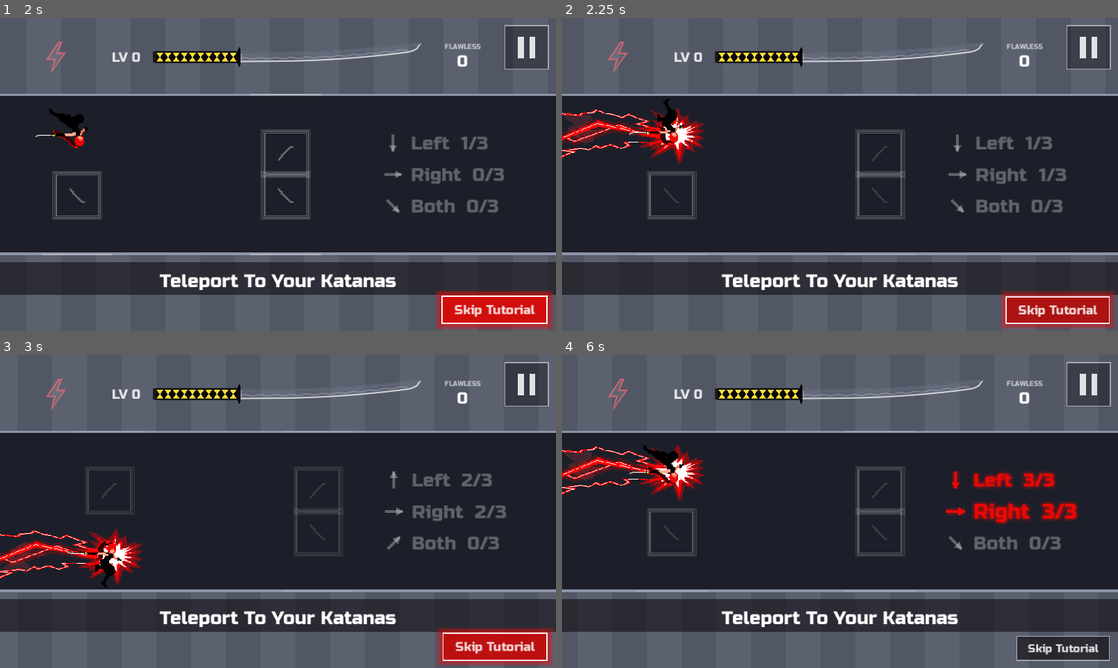
Above: before the commit, frames 1-4 (two rows, left to right).
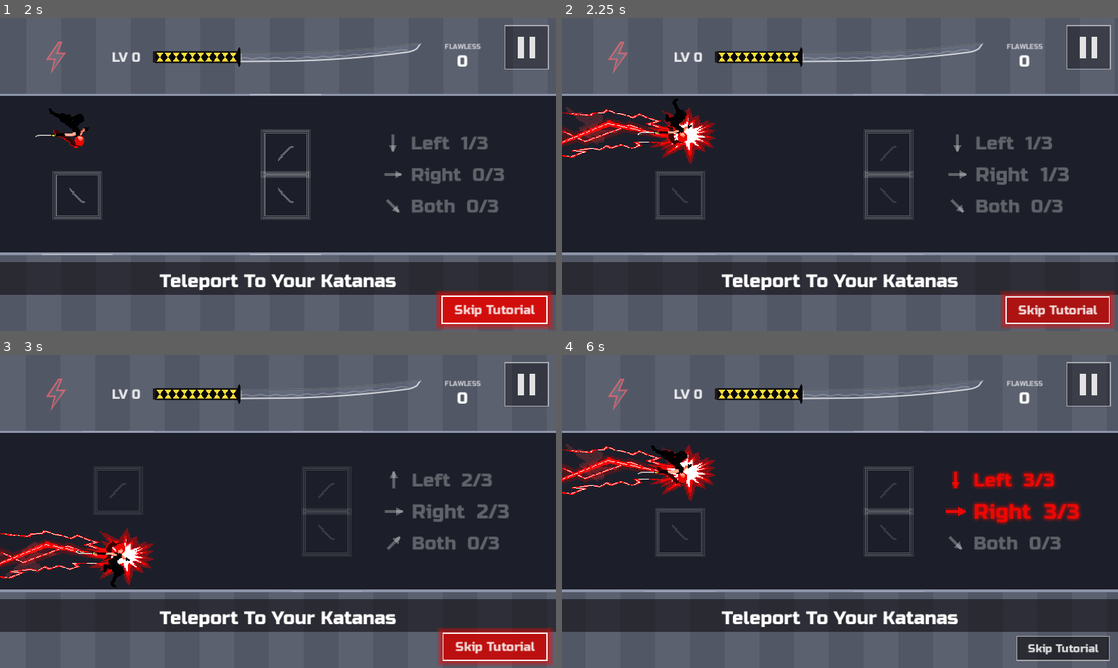
Above: after the commit, the same moments.

Repository: fredsbreads/game-off
Game: Godot game, scene res://scenes/main.tscn
Two runs of this game, one before a commit and one after it. Both use one fixed random seed, a clock stepped at 60 frames per second and the inputs below. Sound files missing from this copy of the repository are replaced by a short silence.
Inputs (mouse positions are in pixels of both pictures, inside the frame that each line leads up to):
- Up to frame 1 (2 s): tap Enter at 0.5 s; move the mouse to (400, 158) at 0.52 s; hold Right 0.53-1.28 s; tap L at 0.6, 1.55 s; click (400, 158) at 0.67 s; tap Space at 0.77, 1.52 s; move the mouse to (166, 190) at 1.27 s; hold Down from 1.28 s (still down); tap J (tp_vertical) at 1.35 s; click (166, 190) at 1.42 s
- Up to frame 2 (2.25 s): move the mouse to (895, 105) at 2.02 s; release Down at 2.03 s; hold Right from 2.03 s (still down); hold Shift from 2.03 s (still down); click (895, 105) at 2.17 s
- Up to frame 3 (3 s): tap L at 2.3 s; move the mouse to (250, 574) at 2.77 s; release Right at 2.78 s; release Shift at 2.78 s; hold K (tp_forward) from 2.78 s (still down); tap Enter at 2.85 s; click (250, 574) at 2.92 s
- Up to frame 4 (6 s): tap Space at 3.02, 3.77, 4.52 s; tap L every 0.75 s from 3.05 to 5.3 s; move the mouse to (1006, 558) at 3.52 s; release K (tp_forward) at 3.53 s; hold Left 3.53-5.03 s; tap Keypad Enter at 3.6 s; click (1006, 558) at 3.67 s; tap P (pause) at 4.15 s; move the mouse to (673, 464) at 4.27 s; tap C at 4.35 s; click (673, 464) at 4.42 s; move the mouse to (867, 511) at 5.02 s; hold Down 5.03-5.78 s; tap M at 5.1 s; click (867, 511) at 5.17 s; move the mouse to (756, 433) at 5.77 s; hold Right from 5.78 s (still down); tap O at 5.85 s; click (756, 433) at 5.92 s

Frame 1 is identical in both runs. In frame 2, 3.8% of the frame differs, in the area x 0-92%, y 25-65%; in frame 3, 3.4%; in frame 4, 4.0%, in the area x 0-94%, y 28-65%.

Commit message:
Shadow fight effects (blink kicks and smears, harder remnant shatters, plum vignette with muffled music and a hum, aura wisps); diagonal window in real time (slow computers lost double-Shift diagonals), same-side Shift fallback, ?keylog=1 key log

Diff:
--- a/scripts/fx.gd
+++ b/scripts/fx.gd
@@ -133,6 +133,14 @@
 		_items.append({"kind": "particle", "t": 0.0, "life": randf_range(0.4, 0.9),
 			"pos": pos, "vel": dir * randf_range(speed_min, speed_max),
 			"color": colors[i % colors.size()]})
+
+
+## A wisp drifting up off `pos` (the Shadow's aura): a small square,
+## rising slowly and fading.
+func wisp(pos: Vector2, color: Color, rise := 1.0) -> void:
+	_items.append({"kind": "wisp", "t": 0.0, "life": randf_range(0.6, 1.1), "pos": pos,
+		"vel": Vector2(randf_range(-14.0, 14.0), -randf_range(30.0, 60.0) * rise),
+		"color": color, "size": randf_range(2.5, 5.0)})
 
 
 ## A spray of blood from `pos`, flung mostly toward `dir_x` (+1 right, -1
@@ -263,6 +271,8 @@
 		if it["kind"] == "particle" or it["kind"] == "blood":
 			it["vel"].y += GRAVITY * delta
 			it["pos"] += it["vel"] * delta
+		elif it["kind"] == "wisp":
+			it["pos"] += it["vel"] * delta
 		if it["kind"] == "blood" and it["pos"].y >= Rules.GROUND_Y:
 			# Hit the floor: becomes a flat stain.
 			it["kind"] = "stain"
@@ -304,6 +314,11 @@
 				var col: Color = it["color"]   # stays until it scrolls off screen
 				var s: float = it["size"]
 				draw_rect(Rect2(it["pos"] - Vector2(s, 2.0), Vector2(s * 2.0, 3.0)), col)
+			"wisp":
+				var col: Color = it["color"]
+				col.a *= fade * minf(1.0, k * 5.0)
+				var s: float = it["size"]
+				draw_rect(Rect2(it["pos"] - Vector2(s, s) * 0.5, Vector2(s, s)), col)
 			"particle":
 				var col: Color = it["color"]
 				col.a = fade
--- a/scripts/main.gd
+++ b/scripts/main.gd
@@ -54,9 +54,11 @@
 const INVERT_TIME := 0.05
 const FX_FREEZE_AFTER := 0.08
 const RESUME_GUARD := 0.15       # ignore presses this soon after pausing
-# Pressing forward and vertical within this many frames of each other counts
-# as a diagonal. Single presses wait this long before firing (4 frames = 67 ms).
-const DIAGONAL_WINDOW_FRAMES := 4
+# Pressing forward and vertical within this long of each other counts as a
+# diagonal; a single press waits this long before firing. Real time, not
+# frames: a slow computer catching up runs several frames back to back, which
+# used to use up the window before the second key's press was even read.
+const DIAGONAL_WINDOW_MSEC := 67
 # Phone browsers send a fake mouse click after a finger lifts; ignore mouse
 # clicks this soon after any touch so a tap never counts twice.
 const MOUSE_AFTER_TOUCH_IGNORE_MS := 1000
@@ -211,6 +213,17 @@
 var _shadow_finish := false   # the auto-chain's finish is on the Shadow (her own chain, not an auto-chain)
 var _felled_shadow: Shadow = null   # (this teleport) the Shadow it killed
 var _fooled_hold := false   # the Fooled beat: zoomed in on the wrong cut, input ignored
+# Her fight's mood (_update_shadow_mood): while it's on, the screen's edges
+# darken to plum, the music goes muffled, and a low hum sits under it.
+const SHADOW_VIGNETTE := Color(0.13, 0.03, 0.17, 1.0)
+const SHADOW_VIGNETTE_STRENGTH := 0.85
+const SHADOW_MOOD_RATE := 2.5            # per second, in and out
+const SHADOW_MUSIC_CUTOFF := 700.0       # Hz, the music's low-pass at full mood
+const SHADOW_HUM_DB := -13.0
+var _shadow_mood := 0.0
+var _shadow_vignette: ColorRect
+var _music_lowpass: AudioEffectLowPassFilter
+var _hum_sound: AudioStreamPlayer
 const CLASH_ZOOM := 0.05   # how much closer a clash (and a teleporter's last hit) zooms at its peak (0.05 = 5 %)
 const CLASH_FLASH := Color(1, 1, 1, 0.11)
 const GREY_BRIDGE := 0.15   # the chain's grey holds this long after a freeze ends (her teleport to the next kill)
@@ -243,21 +256,29 @@
 
 var _pending_forward := false
 var _pending_vertical := false
-var _pending_frames := 0
+var _pending_deadline := 0   # (msec) when a single pending press fires
 # The buttons the last teleport used. Pressing one of them again during the
 # cooldown that follows is ignored (a quick double press is spam, not intent).
 var _last_forward := false
 var _last_vertical := false
 # Where she was when a pending press could first fire. A single press waits
-# DIAGONAL_WINDOW_FRAMES in case it's a diagonal. While it waits she's
+# DIAGONAL_WINDOW_MSEC in case it's a diagonal. While it waits she's
 # committed: running into an enemy doesn't count. When it fires, it hits if
 # it would have hit from anywhere between here and where she is now (so a
 # marker lit at any point during the wait means a hit).
 var _press_x := 0.0
 var _press_x_set := false
 var _last_touch_msec := -100000
-# Which Shift keys are down, by location (see _shift_press_is_fresh).
+# Which Shift keys are down, by location, and when each went down (msec)
+# (see _shift_press_is_fresh).
 var _shift_held := {}
+# A Shift press that came in as the side already held, while the other
+# wasn't: taken as the other Shift (_button_from_event).
+var _shift_as_other := false
+const SHIFT_SAME_SIDE_MSEC := 150
+# (Testing, ?keylog=1 on the web) every key event shown on screen.
+var _keylog: Label = null
+var _keylog_lines: PackedStringArray = []
 var _hitstop := 0.0
 var _pause_elapsed := 0.0
 var _pause_is_chain := false    # true = the longer "your move" pause
@@ -367,6 +388,7 @@
 		if c is AudioStreamPlayer:
 			(c as AudioStreamPlayer).bus = "SFX"
 	hud.options.changed.connect(_on_option_changed)
+	_setup_shadow_mood()
 	if not OS.get_cmdline_user_args().is_empty():
 		debug = DebugTools.new()
 		debug.main = self
@@ -979,6 +1001,10 @@
 # --- input ---------------------------------------------------------------
 
 func _unhandled_input(event: InputEvent) -> void:
+	if _keylog and event is InputEventKey:
+		var k := event as InputEventKey
+		_keylog_add("godot %s %s loc=%d%s  t=%d" % [OS.get_keycode_string(k.physical_keycode if k.physical_keycode != 0 else k.keycode),
+			"down" if k.pressed else "up", k.location, " echo" if k.echo else "", Time.get_ticks_msec() % 100000])
 	# Only real new presses do anything: no key repeats, no fake click after a tap.
 	if not _is_fresh_press(event):
 		return
@@ -1124,7 +1150,7 @@
 			if player.cooldown > 0 and ((button == Rules.Move.FORWARD and _last_forward) or (button == Rules.Move.VERTICAL and _last_vertical)):
 				return   # same button again right after a teleport: ignored
 			if not _pending_forward and not _pending_vertical:
-				_pending_frames = DIAGONAL_WINDOW_FRAMES
+				_pending_deadline = Time.get_ticks_msec() + DIAGONAL_WINDOW_MSEC
 			if button == Rules.Move.FORWARD:
 				_pending_forward = true
 			else:
@@ -1235,9 +1261,22 @@
 	if not key.pressed:
 		_shift_held.erase(side)
 		return false
-	if key.echo or _shift_held.has(side):
+	if key.echo:
 		return false
-	_shift_held[side] = true
+	if _shift_held.has(side):
+		# This side's already down. If the other isn't, and this came right
+		# after it, it's the other Shift reported as the same side (some
+		# systems): count it as the other. (Both down: it's the bogus re-press
+		# above, ignored.)
+		var other := KEY_LOCATION_RIGHT if side == KEY_LOCATION_LEFT else KEY_LOCATION_LEFT
+		if side != KEY_LOCATION_UNSPECIFIED and not _shift_held.has(other) \
+				and Time.get_ticks_msec() - int(_shift_held[side]) <= SHIFT_SAME_SIDE_MSEC:
+			_shift_held[other] = Time.get_ticks_msec()
+			_shift_as_other = true
+			_keylog_add("  (same side again: taken as the other Shift)")
+			return true
+		return false
+	_shift_held[side] = Time.get_ticks_msec()
 	return true
 
 
@@ -1284,6 +1323,10 @@
 		return Rules.Move.VERTICAL
 	if event is InputEventMouseButton and event.pressed and event.button_index == MOUSE_BUTTON_RIGHT:
 		return Rules.Move.FORWARD
+	if _shift_as_other and event is InputEventKey:
+		_shift_as_other = false
+		# (Left Shift is up/down, Right Shift forward: the other one's move.)
+		return Rules.Move.FORWARD if (event as InputEventKey).location == KEY_LOCATION_LEFT else Rules.Move.VERTICAL
 	if event.is_action_pressed("tp_vertical"):
 		return Rules.Move.VERTICAL
 	if event.is_action_pressed("tp_forward"):
@@ -1325,12 +1368,13 @@
 func _clear_pending() -> void:
 	_pending_forward = false
 	_pending_vertical = false
-	_pending_frames = 0
+	_pending_deadline = 0
 	_press_x_set = false
 
 
-## The move to make this frame from the buttons pressed, waiting a few
-## frames after a single press in case the other button follows (diagonal).
+## The move to make this frame from the buttons pressed, waiting
+## DIAGONAL_WINDOW_MSEC after a single press in case the other button
+## follows (diagonal).
 ## The diagonal window keeps counting down during the cooldown, so a press
 ## that waited out the cooldown fires the moment it ends (can_fire).
 func _take_pending_move(can_fire: bool) -> int:
@@ -1339,14 +1383,15 @@
 	var move := Rules.Move.NONE
 	if _pending_forward and _pending_vertical:
 		move = Rules.Move.DIAGONAL
-	elif _pending_frames <= 0:
+	elif Time.get_ticks_msec() >= _pending_deadline:
 		move = Rules.Move.FORWARD if _pending_forward else Rules.Move.VERTICAL
 	else:
-		_pending_frames -= 1
 		return Rules.Move.NONE
 	if not can_fire:
 		return Rules.Move.NONE
 	_clear_pending()
+	if _keylog:
+		_keylog_add("MOVE %s" % ["", "FORWARD", "VERTICAL", "DIAGONAL"][move])
 	return move
 
 
@@ -1413,6 +1458,8 @@
 	Palette.tick(delta)
 	_update_knight_threats()
 	_update_pause_visuals()
+	_update_shadow_mood(delta)
+	_poll_keylog()
 	if _kunai_beat > 0 and not (_tut_hold or _tutorial):
 		_kunai_beat = 0   # (the move was made: the words are gone)
 	# The lit boxes follow the katanas as the screen's drawn (worked out here,
@@ -2558,6 +2605,8 @@
 	_chain_killed.append(e.get_instance_id())   # dead (a knight only on her last hit)
 	_last_felled = e
 	e.die()
+	if e is Remnant and not (e as Remnant).as_her:
+		cam.shake(0.12, 10.0)   # (one of hers cut in order: a kick)
 	if e is Remnant and (e as Remnant).as_her:
 		_shadow_auto_cut(e as Remnant)
 	level.enemies.erase(e)   # out of the game now; the body stays (level.corpses)
@@ -2656,15 +2705,20 @@
 		var spot: Vector2 = path[i]
 		var at := Shadow.drawn_at(spot.x, int(spot.y))
 		var who: Knight = sh.remnants[i] if i < sh.remnants.size() else sh
-		var show := func(a: Vector2, b: Vector2, k: Knight) -> void:
+		var show := func(a: Vector2, b: Vector2, k: Knight, n: int) -> void:
 			if state != State.PLAYING or not is_instance_valid(k):
 				return
 			if k.alive:   # (the player may have caught up and cut it already)
 				k.visible = true
 			fx.strike(a, b, "shadow")
-			_teleport_sound.pitch_scale = _jitter() * 0.8
+			# Each blink lands: a kick, a lavender spray where she lands, a
+			# fading smear of her along the way, and a whoosh rising through them.
+			cam.shake(0.07, 6.0)
+			fx.shards(b, Shadow.SHARD_COLOURS, 10, 120.0, 320.0)
+			_shadow_smear(sh, a, b)
+			_teleport_sound.pitch_scale = 0.75 + 0.08 * n
 			_teleport_sound.play()
-		get_tree().create_timer(CLASH_BEAT + blink_time * i, false).timeout.connect(show.bind(prev, at, who))   # (waits while paused)
+		get_tree().create_timer(CLASH_BEAT + blink_time * i, false).timeout.connect(show.bind(prev, at, who, i))   # (waits while paused)
 		prev = at
 
 
@@ -2705,6 +2759,116 @@
 	var nxt: Knight = sh.next_target()
 	nxt.visible = true
 	fx.strike(from, Shadow.drawn_at(nxt.tile_x, nxt.row), "shadow")
+
+
+## Her blink from a to b (body centres): a few fading lavender copies of her
+## along the way, the last nearest where she lands.
+const SMEAR_COPIES := 3
+const SMEAR_LIFE := 0.35
+func _shadow_smear(sh: Shadow, a: Vector2, b: Vector2) -> void:
+	if not is_instance_valid(sh) or sh._sprite == null:
+		return
+	var tex := sh._sprite.sprite_frames.get_frame_texture("stance", 0)
+	var row_a := Rules.Row.FLOOR if a.y > (Rules.body_center_y(Rules.Row.FLOOR) + Rules.body_center_y(Rules.Row.CEILING)) * 0.5 else Rules.Row.CEILING
+	var row_b := Rules.Row.FLOOR if b.y > (Rules.body_center_y(Rules.Row.FLOOR) + Rules.body_center_y(Rules.Row.CEILING)) * 0.5 else Rules.Row.CEILING
+	for c in SMEAR_COPIES:
+		var k := float(c + 1) / float(SMEAR_COPIES + 1)
+		var on_row: int = row_a if k < 0.5 else row_b
+		var holder := Node2D.new()
+		holder.position = Vector2(lerpf(a.x, b.x, k), Rules.surface_y(on_row))
+		holder.scale = Vector2(sh.scale.x, -1.0 if on_row == Rules.Row.CEILING else 1.0)
+		var g := Sprite2D.new()
+		g.texture = tex
+		g.centered = sh._sprite.centered
+		g.offset = sh._sprite.offset
+		g.scale = sh._sprite.scale
+		g.position = sh._sprite.position
+		g.flip_h = sh._sprite.flip_h
+		g.texture_filter = CanvasItem.TEXTURE_FILTER_NEAREST
+		holder.add_child(g)
+		holder.modulate = Color(0.77, 0.7, 0.91, 0.25 + 0.35 * k)
+		sh.get_parent().add_child(holder)
+		var t := holder.create_tween()
+		t.tween_property(holder, "modulate:a", 0.0, SMEAR_LIFE)
+		t.tween_callback(holder.queue_free)
+
+
+## Her fight's mood (see SHADOW_VIGNETTE): the plum vignette, the muffled
+## music, the hum. Built once; the music's filter is kept across retries.
+func _setup_shadow_mood() -> void:
+	var layer := CanvasLayer.new()
+	layer.layer = 6   # (over the world, under the front effects and the HUD)
+	add_child(layer)
+	_shadow_vignette = ColorRect.new()
+	_shadow_vignette.set_anchors_and_offsets_preset(Control.PRESET_FULL_RECT)
+	_shadow_vignette.mouse_filter = Control.MOUSE_FILTER_IGNORE
+	var m := ShaderMaterial.new()
+	m.shader = Shader.new()
+	m.shader.code = """shader_type canvas_item;
+uniform vec4 tint : source_color;
+uniform float amount;
+void fragment() {
+	vec2 d = UV - 0.5;
+	d.x *= 1.5;
+	float v = smoothstep(0.3, 0.85, length(d));
+	COLOR = vec4(tint.rgb, v * amount);
+}"""
+	m.set_shader_parameter("tint", SHADOW_VIGNETTE)
+	m.set_shader_parameter("amount", 0.0)
+	_shadow_vignette.material = m
+	_shadow_vignette.visible = false
+	layer.add_child(_shadow_vignette)
+	var bus := AudioServer.get_bus_index("Music")
+	if bus >= 0:
+		for i in AudioServer.get_bus_effect_count(bus):
+			if AudioServer.get_bus_effect(bus, i) is AudioEffectLowPassFilter:
+				_music_lowpass = AudioServer.get_bus_effect(bus, i)
+		if _music_lowpass == null:
+			_music_lowpass = AudioEffectLowPassFilter.new()
+			AudioServer.add_bus_effect(bus, _music_lowpass)
+		_music_lowpass.cutoff_hz = 20000.0
+	_hum_sound = AudioStreamPlayer.new()
+	_hum_sound.stream = _hum_stream()
+	_hum_sound.bus = "SFX"
+	_hum_sound.volume_db = -80.0
+	add_child(_hum_sound)
+
+
+func _update_shadow_mood(delta: float) -> void:
+	var want := 1.0 if state == State.PLAYING and _engaged_shadow() != null else 0.0
+	_shadow_mood = move_toward(_shadow_mood, want, delta * SHADOW_MOOD_RATE)
+	var mood := _shadow_mood * _shadow_mood * (3.0 - 2.0 * _shadow_mood)   # (eased)
+	_shadow_vignette.visible = mood > 0.001
+	_shadow_vignette.material.set_shader_parameter("amount", mood * SHADOW_VIGNETTE_STRENGTH)
+	if _music_lowpass:
+		_music_lowpass.cutoff_hz = 20000.0 * pow(SHADOW_MUSIC_CUTOFF / 20000.0, mood)
+	if mood > 0.001:
+		_hum_sound.volume_db = SHADOW_HUM_DB + linear_to_db(mood)
+		if not _hum_sound.playing:
+			_hum_sound.play()
+	elif _hum_sound.playing:
+		_hum_sound.stop()
+
+
+## A low hum, looping cleanly (whole cycles over its 2 s), with a slow swell.
+static func _hum_stream() -> AudioStreamWAV:
+	var rate := 22050
+	var n := 2 * rate
+	var data := PackedByteArray()
+	data.resize(n * 2)
+	for i in n:
+		var t := float(i) / rate
+		var swell := 0.75 + 0.25 * sin(TAU * 0.5 * t)
+		var v := (0.45 * sin(TAU * 55.0 * t) + 0.25 * sin(TAU * 110.0 * t) + 0.12 * sin(TAU * 82.5 * t)) * swell
+		data.encode_s16(i * 2, int(clampf(v, -1.0, 1.0) * 32767.0))
+	var w := AudioStreamWAV.new()
+	w.format = AudioStreamWAV.FORMAT_16_BITS
+	w.mix_rate = rate
+	w.data = data
+	w.loop_mode = AudioStreamWAV.LOOP_FORWARD
+	w.loop_begin = 0
+	w.loop_end = n
+	return w
 
 
 ## The Shadow's rule: her remnants in the order she made them, then her. A hit
@@ -2805,6 +2969,48 @@
 	return null
 
 
+## (Testing, ?keylog=1) a log of every key event, top-left: what the browser
+## sends ("js ..."), what the game makes of it ("godot ..."), and the move
+## that results ("MOVE ...").
+func _start_keylog() -> void:
+	var layer := CanvasLayer.new()
+	layer.layer = 120
+	add_child(layer)
+	_keylog = Label.new()
+	_keylog.position = Vector2(8, 60)
+	_keylog.add_theme_font_size_override("font_size", 14)
+	_keylog.add_theme_color_override("font_color", Color(1, 0.95, 0.3))
+	_keylog.add_theme_color_override("font_outline_color", Color.BLACK)
+	_keylog.add_theme_constant_override("outline_size", 4)
+	layer.add_child(_keylog)
+	JavaScriptBridge.eval("""
+		window.__rfKeys = [];
+		for (const type of ['keydown', 'keyup']) {
+			window.addEventListener(type, (e) => {
+				window.__rfKeys.push('js ' + type + ' code=' + e.code + ' key=' + e.key + ' loc=' + e.location
+					+ (e.repeat ? ' repeat' : '') + ' t=' + Math.round(performance.now() % 100000));
+			}, true);
+		}
+	""", true)
+
+
+func _keylog_add(line: String) -> void:
+	if _keylog == null:
+		return
+	_keylog_lines.append(line)
+	if _keylog_lines.size() > 22:
+		_keylog_lines = _keylog_lines.slice(_keylog_lines.size() - 22)
+	_keylog.text = "\n".join(_keylog_lines)
+
+
+func _poll_keylog() -> void:
+	if _keylog == null:
+		return
+	var got := str(JavaScriptBridge.eval("(window.__rfKeys || []).splice(0).join('\\n')", true))
+	for line in got.split("\n", false):
+		_keylog_add(line)
+
+
 ## (Testing, the web build) the page link can set the start level and the
 ## first chain: index.html?level=12&chain=F K( f v d ) D (see
 ## Patterns.parse_chain). Without them, nothing changes.
@@ -2812,6 +3018,8 @@
 	if not OS.has_feature("web"):
 		return
 	var q := "new URLSearchParams(window.location.search).get('%s') || ''"
+	if str(JavaScriptBridge.eval(q % "keylog", true)) != "":
+		_start_keylog()
 	var lv := str(JavaScriptBridge.eval(q % "level", true))
 	var ch := str(JavaScriptBridge.eval(q % "chain", true))
 	if lv.is_valid_int() and int(lv) >= 1:
--- a/scripts/player.gd
+++ b/scripts/player.gd
@@ -281,7 +281,7 @@
 ## to where she is now: leave the throw pose behind as a fading red outline,
 ## and red afterimages of it along the way.
 func teleport_afterimages(move: int, from_feet: Vector2, from_row: int) -> void:
-	_throw_bits = _throw_bits.filter(func(b: Object) -> bool: return is_instance_valid(b))
+	_throw_bits = _throw_bits.filter(func(b) -> bool: return is_instance_valid(b))
 	var vertical := move == Rules.Move.VERTICAL
 	var tex: Texture2D = THROW_VERTICAL if vertical else THROW
 	var sword: Texture2D = THROW_VERTICAL_SWORD if vertical else THROW_SWORD
--- a/scripts/remnant.gd
+++ b/scripts/remnant.gd
@@ -18,6 +18,7 @@
 			_sprite.frame = art["engaged_frame"]
 			_sprite.pause()
 var _t := 0.0
+var _wisp_t := 0.0
 
 
 func _init() -> void:
@@ -36,7 +37,7 @@
 func die() -> void:
 	super.die()
 	if not as_her:
-		Shadow.explode(fx, _sprite.global_position + Vector2(0, -Rules.TILE * 0.6 * scale.y), 0.45)
+		Shadow.explode(fx, _sprite.global_position + Vector2(0, -Rules.TILE * 0.6 * scale.y), 0.8)
 	visible = false
 
 
@@ -44,6 +45,8 @@
 	super._process(delta)
 	_t += delta
 	Shadow.glow(_material, _t, (1.0 if as_her else 0.7) if alive else 0.0)
+	if alive and visible:
+		_wisp_t = Shadow.aura_wisps(self, fx, _wisp_t, delta, 1.0 if as_her else 0.6)
 
 
 ## Her killing blow: one of her two big strikes (Shadow._pick_kill).
--- a/scripts/shadow.gd
+++ b/scripts/shadow.gd
@@ -123,6 +123,29 @@
 	super._process(delta)
 	_glow_t += delta
 	glow(_material, _glow_t, 1.0 if alive else 0.0)
+	if alive and visible:
+		var scene := get_tree().current_scene
+		_wisp_t = aura_wisps(self, scene.get("fx") if scene else null, _wisp_t, delta, 1.0)
+
+
+# Her aura breathes: lavender wisps drift up off her (and her remnants).
+const WISP_EVERY := 0.07   # seconds between wisps at full strength
+const WISP_COLOURS := [Color(0.77, 0.7, 0.91, 0.8), Color(0.95, 0.92, 1.0, 0.7), Color(0.44, 0.17, 0.36, 0.8)]
+var _wisp_t := 0.0
+
+
+## One wisp every WISP_EVERY / strength seconds off k's body (a random spot
+## on it). Returns the timer.
+static func aura_wisps(k: Knight, fx: Fx, t: float, delta: float, strength: float) -> float:
+	if fx == null or strength <= 0.0:
+		return t
+	t -= delta
+	if t > 0.0:
+		return t
+	var body := Vector2(k.tile_x * Rules.TILE, Rules.body_center_y(k.row))
+	var at := body + Vector2(randf_range(-0.3, 0.3) * Rules.TILE, randf_range(-0.7, 0.7) * Rules.TILE)
+	fx.wisp(at, WISP_COLOURS.pick_random(), 1.0 if k.row == Rules.Row.FLOOR else -1.0)   # (away from her surface)
+	return WISP_EVERY / strength
 
 
 ## Her glow on a sprite's material (hers, a remnant's): pale, flickering.
